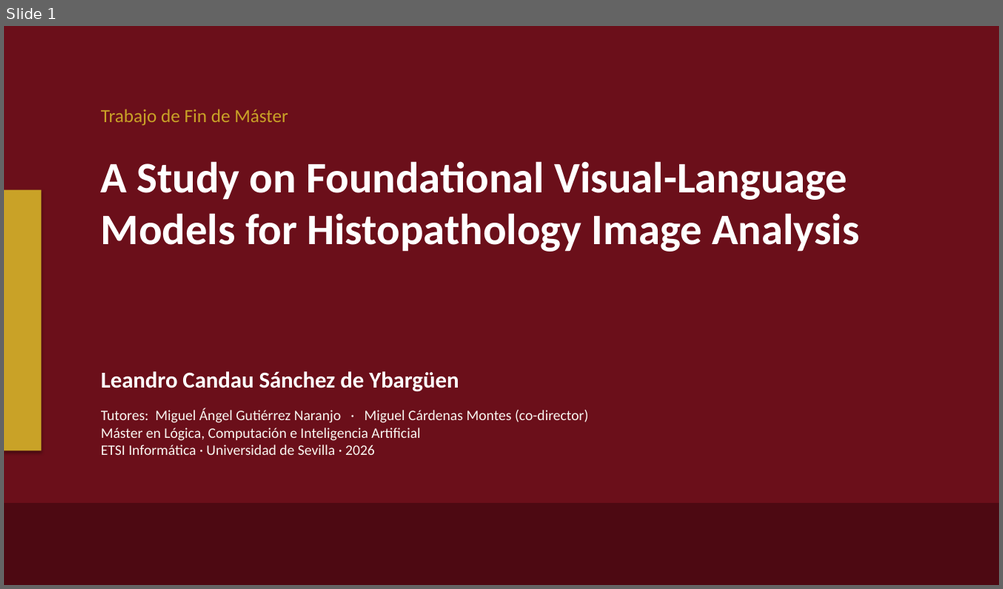
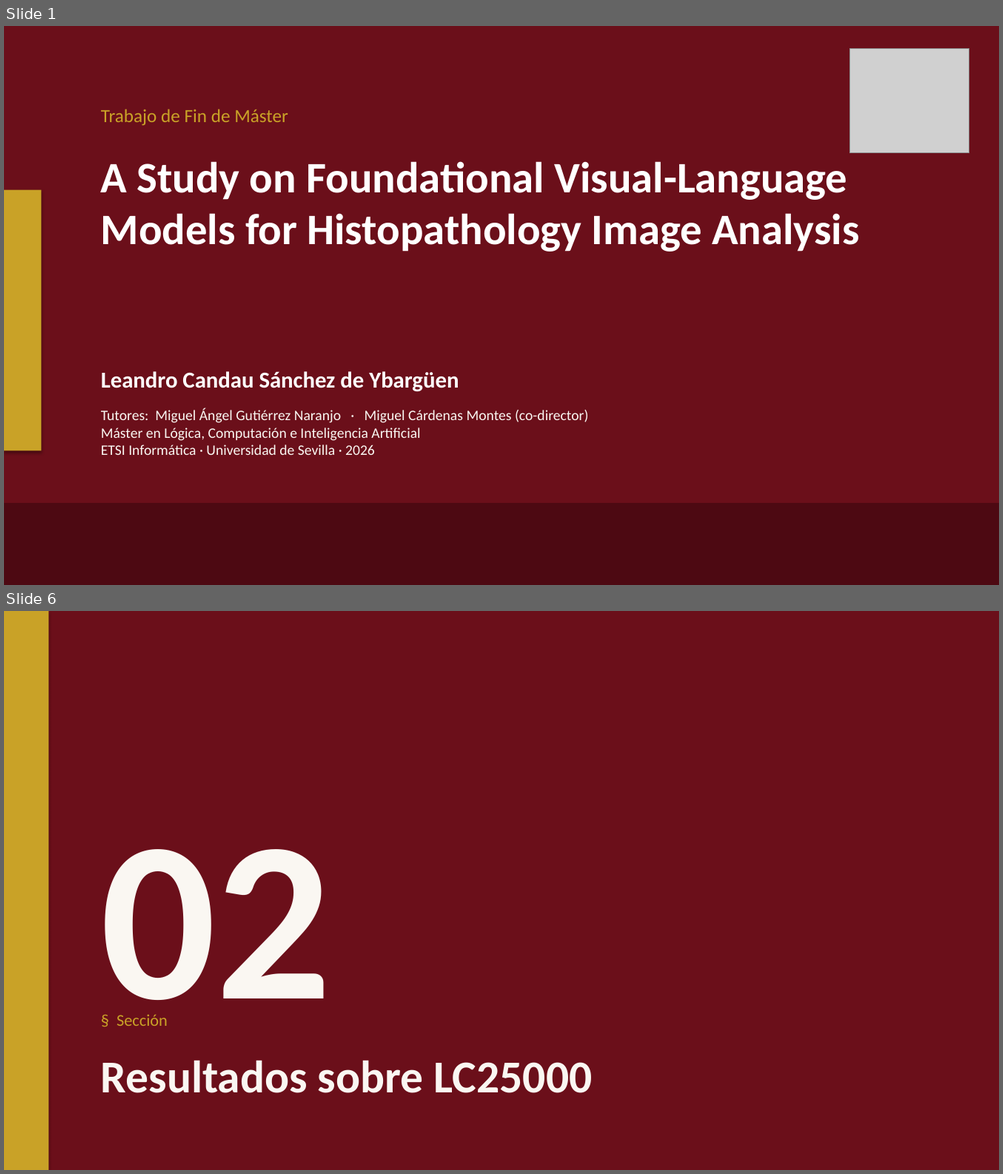
Before and after one commit to lcandau/histopathology-clip-lab, a slide deck: report/TFM_defense_template.pptx. Shown one above the other, each under a label of ours: slide 1 before the commit, slides 1 and 6 after it; the slides between them are not shown. The pictures are 1003x589 and 1003x1174 pixels, drawn with LibreOffice and Linux fonts; fonts in the diff are those of the drawing; grey boxes stand for pictures; background and template pictures are left out; a plain dark background stands for a picture behind light text. Boxes give left, top, right and bottom in pixels: in the first picture for what was removed or moved away, otherwise in the second. Text is boxed around its words. In the diff, an @@ line names an element or a change of style, - is before the commit and + after.

```diff
--- a/report/TFM_defense_template.pptx
+++ b/report/TFM_defense_template.pptx
@@ slide 6 added at (x1=4, y1=611, x2=999, y2=1170), background picture (left out) @@
@@ rectangle added at (x1=4, y1=611, x2=999, y2=1170), fill #6B0F1A @@
@@ rectangle added at (x1=4, y1=611, x2=48, y2=1170), fill #C9A227 @@
@@ text added at (x1=101, y1=849, x2=332, y2=1027), 220 pt, text #FAF7F2, bold @@
+02
@@ text added at (x1=116, y1=1014, x2=168, y2=1026), 16 pt, text #C9A227 @@
+§ Sección
@@ text added at (x1=101, y1=1060, x2=592, y2=1093), 44 pt, text #FAF7F2, bold @@
+Resultados sobre LC25000
@@ slide 1 changed as well @@
@@ picture added at (x1=849, y1=48, x2=969, y2=153) @@
```
Also in this commit, not shown: 7 other slides changed, 9 other slides added, 23 slides removed, 1 other file.
